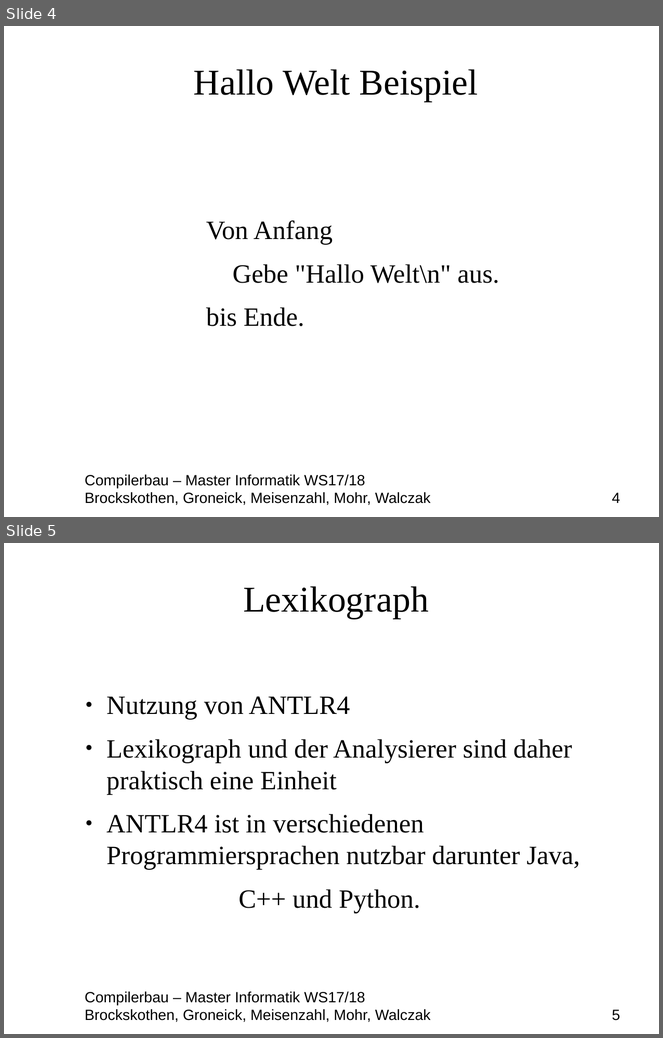
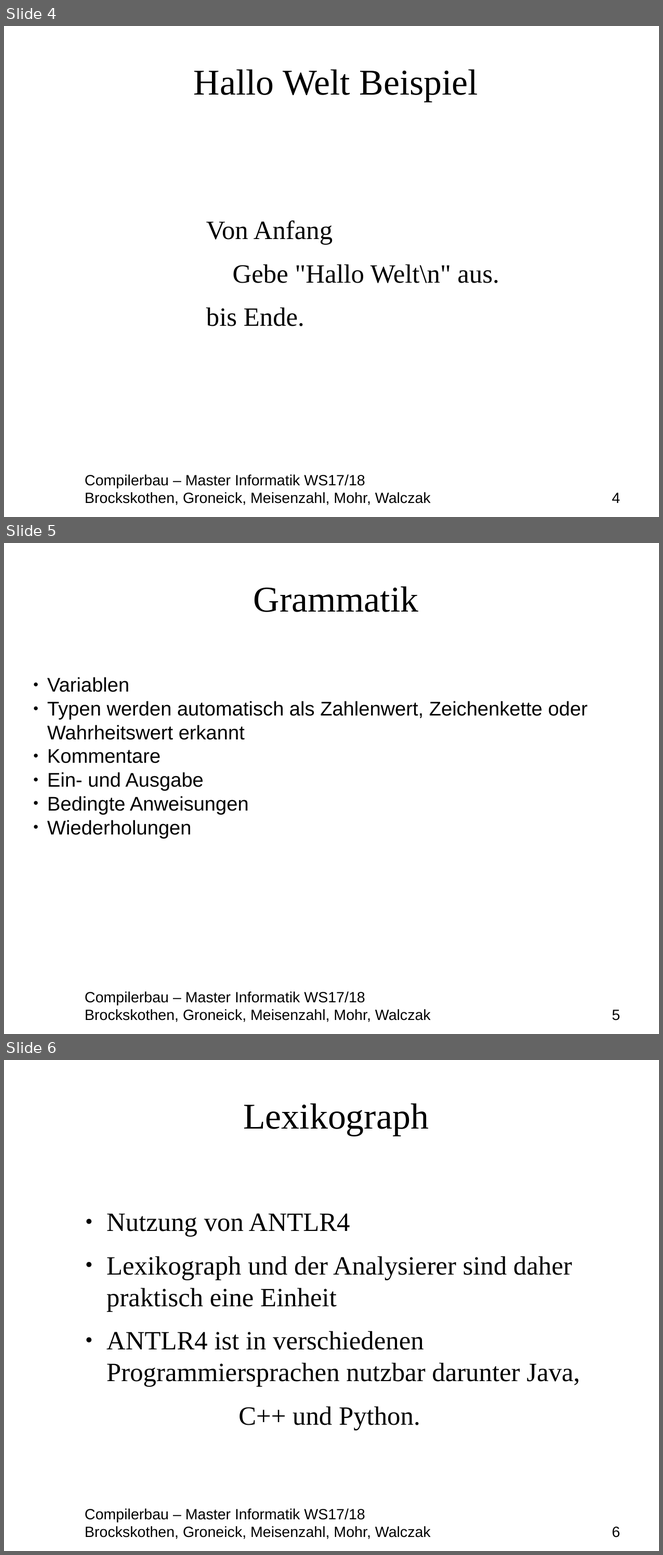
Before and after one commit to MasterInformatikHsBochum/Eine-deutsche-Praesentation, a slide deck: Präsentation.odp. Shown one above the other, each under a label of ours: slides 4 and 5 before the commit, slides 4, 5 and 6 after it. The pictures are 663x1038 and 663x1555 pixels, drawn with LibreOffice and Linux fonts; fonts in the diff are those of the drawing; background and template pictures are left out. Boxes give left, top, right and bottom in pixels: in the first picture for what was removed or moved away, otherwise in the second. Text is boxed around its words. In the diff, an @@ line names an element or a change of style, - is before the commit and + after.

Commit message:
Folie zur Grammatik hinzugefügt

```diff
--- a/Präsentation.odp
+++ b/Präsentation.odp
@@ slide 5 added at (x1=4, y1=543, x2=659, y2=1034), background picture (left out); not listed: 1 template element that a slide beside it also shows @@
@@ title added at (x1=254, y1=586, x2=419, y2=612), 44 pt, text #000000 @@
+Grammatik
@@ text added at (x1=47, y1=677, x2=588, y2=839), 24 pt, text #000000 @@
+● Variablen
+● Typen werden automatisch als Zahlenwert, Zeichenkette oder Wahrheitswert erkannt
+● Kommentare
+● Ein- und Ausgabe
+● Bedingte Anweisungen
+● Wiederholungen
@@ what was slide 5 is now slide 6 @@
@@ text at (x1=85, y1=1526, x2=620, y2=1539): text changed @@
-Brockskothen, Groneick, Meisenzahl, Mohr, Walczak 5
+Brockskothen, Groneick, Meisenzahl, Mohr, Walczak 6
```
Also in this commit, not shown: 2 slides changed, 1 other file.
